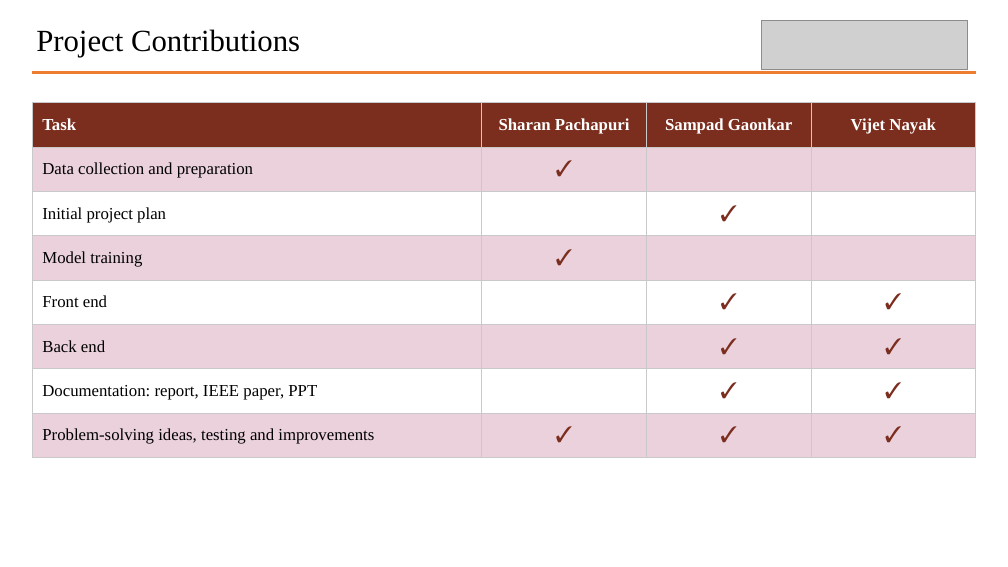
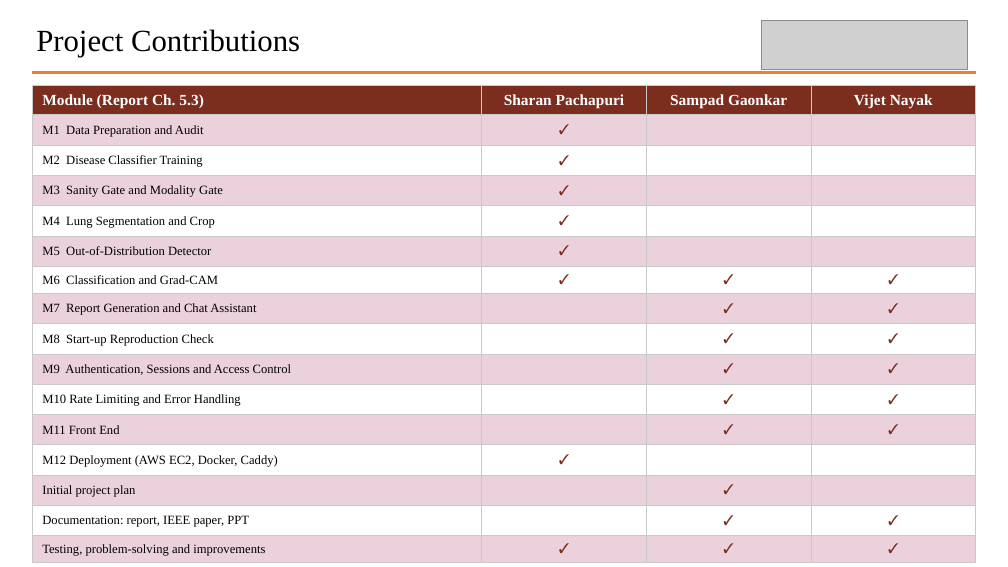
Before and after one commit to sharansp95-rgb/lung-disease-detection-ai, a slide deck: slide 8 of documents/ppt's/Lung_Disease_Detection_Review3.pptx. Drawn at 1008x567 pixels with LibreOffice and Linux fonts; fonts in the diff are those of the drawing; grey boxes stand for pictures. Boxes give left, top, right and bottom in pixels: in the first picture for what was removed or moved away, otherwise in the second. Text is boxed around its words. In the diff, an @@ line names an element or a change of style, - is before the commit and + after.

```diff
--- a/documents/ppt's/Lung_Disease_Detection_Review3.pptx
+++ b/documents/ppt's/Lung_Disease_Detection_Review3.pptx
@@ table at box(32, 86, 975, 560) @@
-row 1: Task | Sharan Pachapuri | Sampad Gaonkar | Vijet Nayak
-row 2: Data collection and preparation | ✓ |  | 
+row 1: Module (Report Ch. 5.3) | Sharan Pachapuri | Sampad Gaonkar | Vijet Nayak
+row 2: M1 Data Preparation and Audit | ✓ |  | 
+row 3: M2 Disease Classifier Training | ✓ |  | 
+row 4: M3 Sanity Gate and Modality Gate | ✓ |  | 
+row 5: M4 Lung Segmentation and Crop | ✓ |  | 
+row 6: M5 Out-of-Distribution Detector | ✓ |  | 
+row 7: M6 Classification and Grad-CAM | ✓ | ✓ | ✓
+row 8: M7 Report Generation and Chat Assistant |  | ✓ | ✓
+row 9: M8 Start-up Reproduction Check |  | ✓ | ✓
+row 10: M9 Authentication, Sessions and Access Control |  | ✓ | ✓
+row 11: M10 Rate Limiting and Error Handling |  | ✓ | ✓
+row 12: M11 Front End |  | ✓ | ✓
+row 13: M12 Deployment (AWS EC2, Docker, Caddy) | ✓ |  | 
-row 4: Model training | ✓ |  | 
-row 5: Front end |  | ✓ | ✓
-row 6: Back end |  | ✓ | ✓
-row 16, column 1: Problem-solving ideas, testing and improvements
+row 16, column 1: Testing, problem-solving and improvements
@@ table: place and size @@
-table at box(32, 103, 975, 458)
+table at box(32, 86, 975, 560)
```
Also in this commit, not shown: 1 other slide changed.
